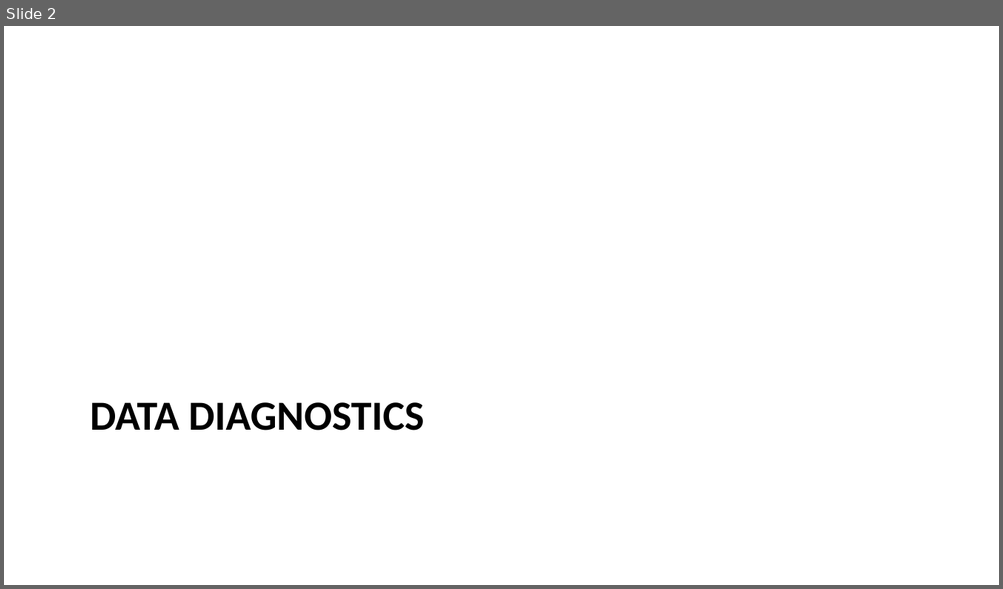
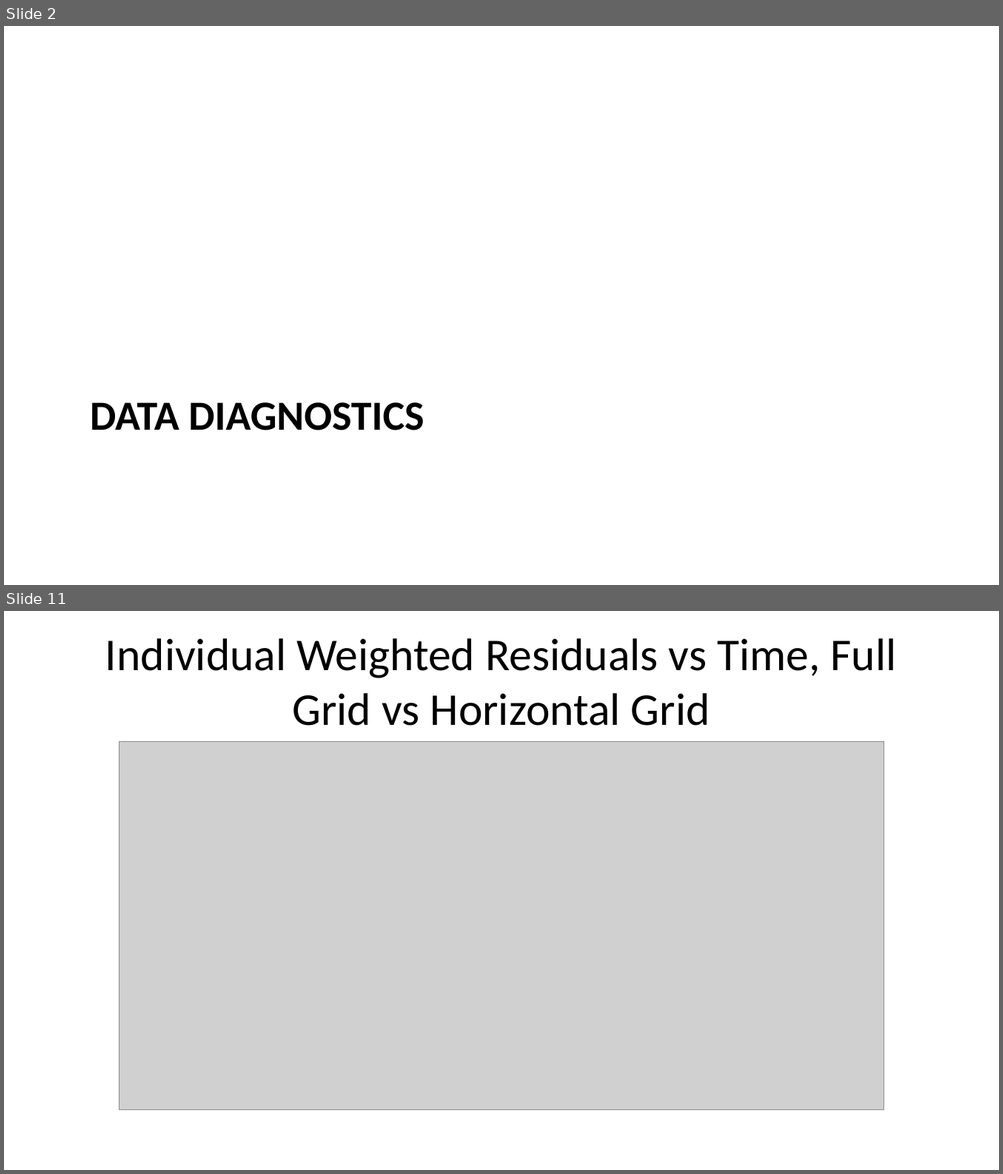
Before and after one commit to bergsmat/yamlet, a slide deck: inst/extdata/modeling/diagnostics.pptx. Shown one above the other, each under a label of ours: slide 2 before the commit, slides 2 and 11 after it; the slides between them are not shown. The pictures are 1003x589 and 1003x1174 pixels, drawn with LibreOffice and Linux fonts; fonts in the diff are those of the drawing; grey boxes stand for pictures. Boxes give left, top, right and bottom in pixels: in the first picture for what was removed or moved away, otherwise in the second. Text is boxed around its words. In the diff, an @@ line names an element or a change of style, - is before the commit and + after.

```diff
--- a/inst/extdata/modeling/diagnostics.pptx
+++ b/inst/extdata/modeling/diagnostics.pptx
@@ slide 11 added at (4,611,999,1170), background #FFFFFF @@
@@ title added at (105,638,896,726), 44 pt, text #000000 @@
+Individual Weighted Residuals vs Time, Full Grid vs Horizontal Grid
@@ picture added at (119,741,884,1111) @@
```
Also in this commit, not shown: 8 slides changed, 4 other slides added, 19 other files.
